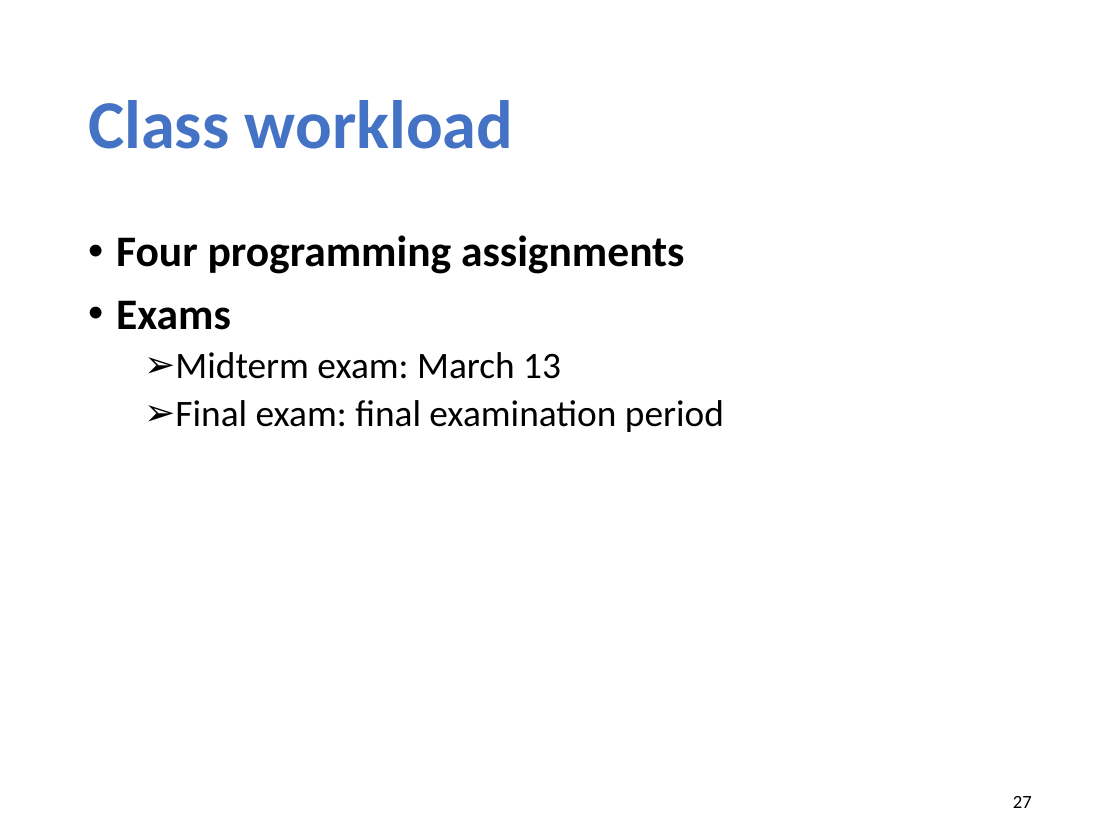
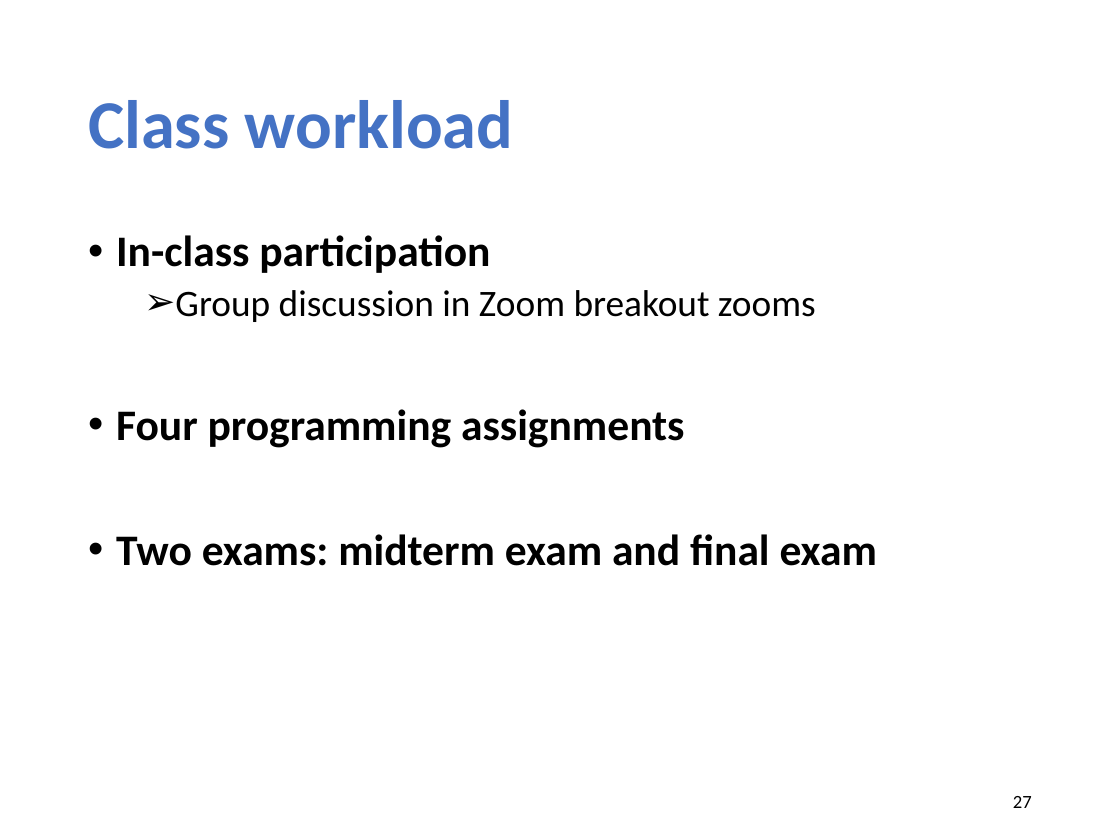
Before and after one commit to xinjin/course-net, a slide deck: slide 27 of slides/lec01_introduction.pptx. Drawn at 1120x840 pixels with LibreOffice and Linux fonts; fonts in the diff are those of the drawing. Boxes give left, top, right and bottom in pixels: in the first picture for what was removed or moved away, otherwise in the second. Text is boxed around its words. In the diff, an @@ line names an element or a change of style, - is before the commit and + after.

```diff
--- a/slides/lec01_introduction.pptx
+++ b/slides/lec01_introduction.pptx
@@ text at [116, 235, 816, 322]: paragraphs added @@
+• In-class participation
+  ➢ Group discussion in Zoom breakout zooms
@@ text at [116, 534, 877, 566]: text changed; size 24 to 28 pt; bold on @@
-• Exams
-  ➢ Midterm exam: March 13
-  ➢ Final exam: final examination period
+• Two exams: midterm exam and final exam
```
Also in this commit, not shown: 9 other slides changed, 3 slides added, 1 other file.
